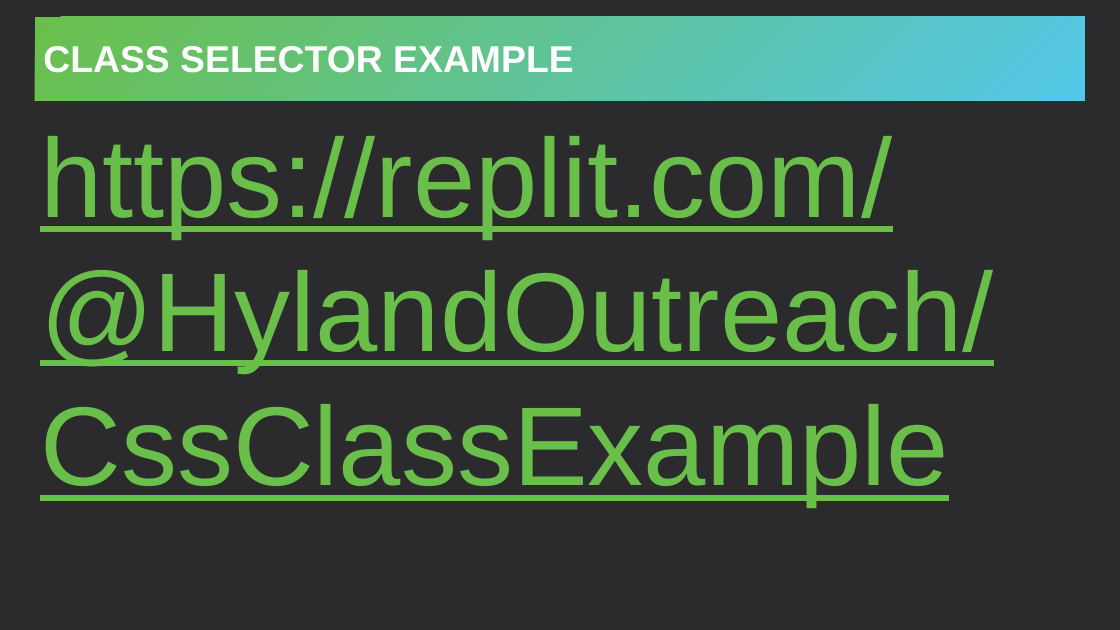
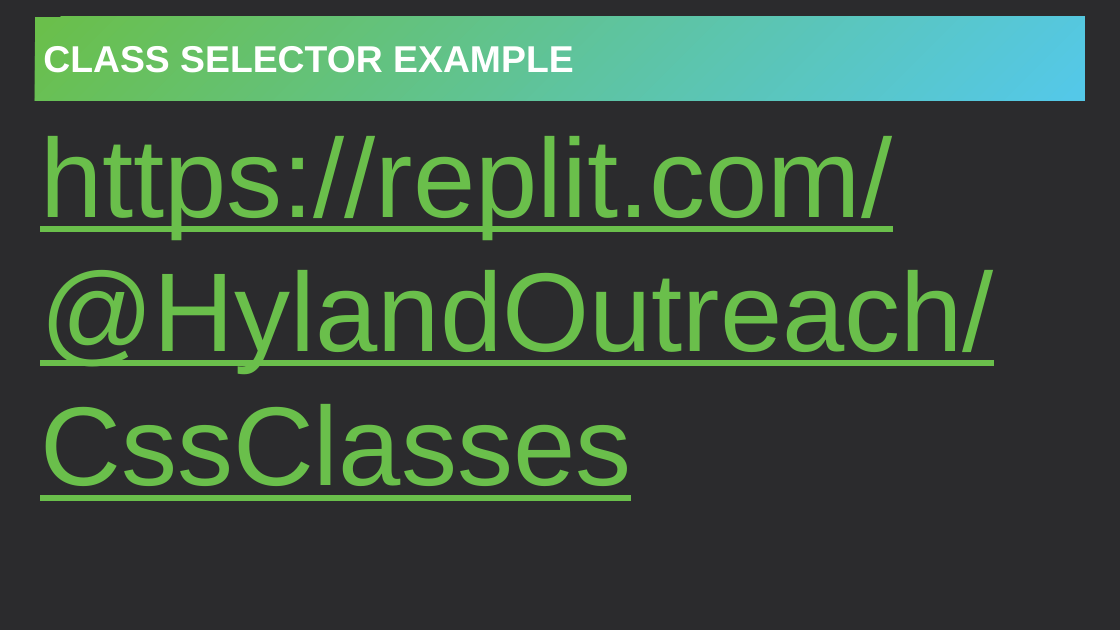
Before and after one commit to hylandtechoutreach/ucs, a slide deck: slide 5 of MoreCss/CssClassSelector.pptx. Drawn at 1120x630 pixels with LibreOffice and Linux fonts; fonts in the diff are those of the drawing. Boxes give left, top, right and bottom in pixels: in the first picture for what was removed or moved away, otherwise in the second. Text is boxed around its words. In the diff, an @@ line names an element or a change of style, - is before the commit and + after.

Commit message:
style element class lecture

```diff
--- a/MoreCss/CssClassSelector.pptx
+++ b/MoreCss/CssClassSelector.pptx
@@ text at (40,136,994,501): text changed @@
-https://replit.com/@HylandOutreach/CssClassExample
+https://replit.com/@HylandOutreach/CssClasses
```
